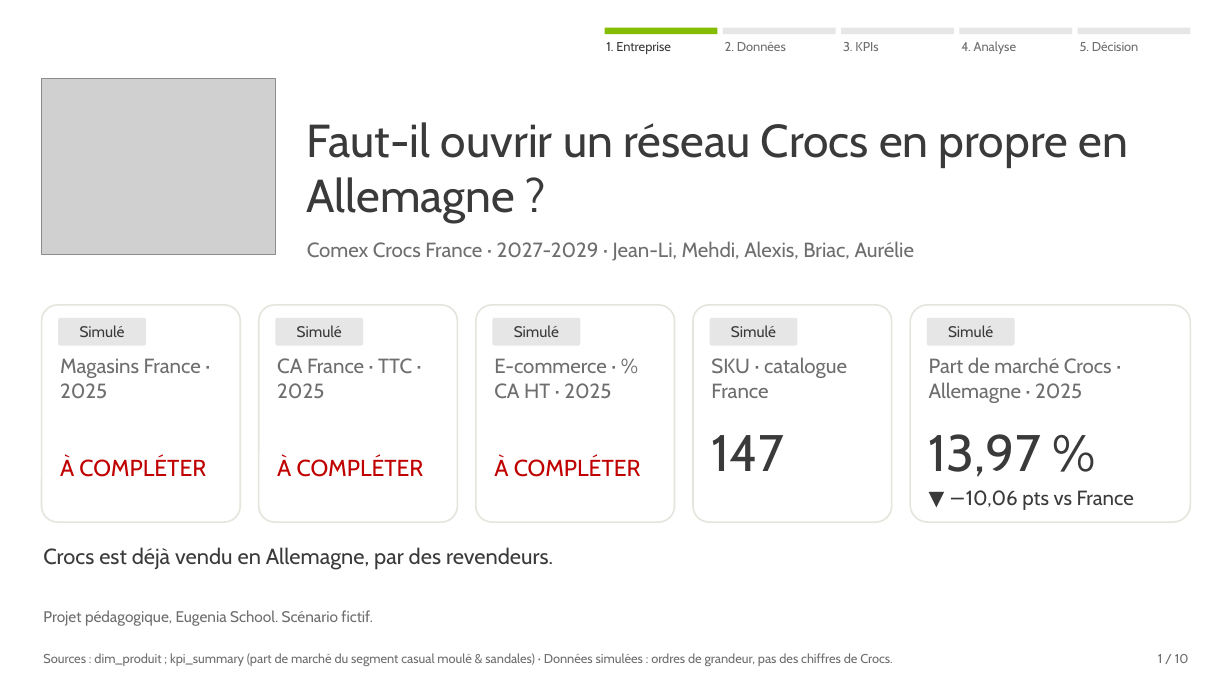
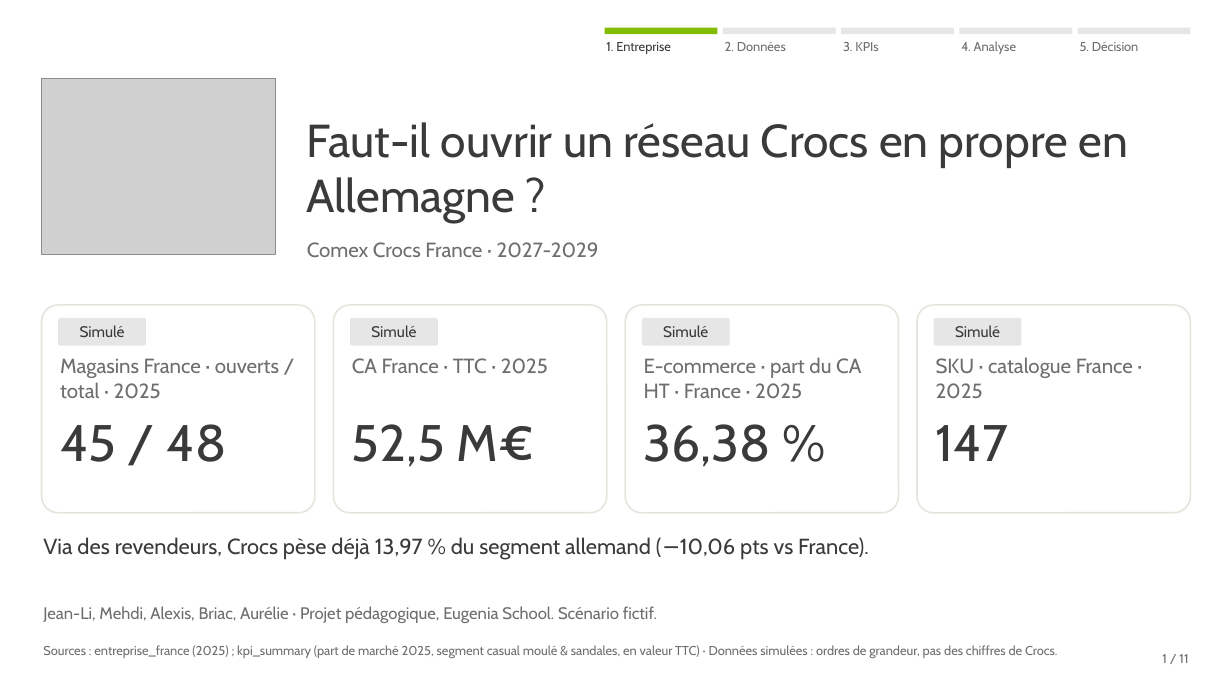
Before and after one commit to jeanlisek/Projet-Crocs-Expansion, a slide deck: slide 1 of slides/Crocs_Expansion_Allemagne_Comex.pptx. Drawn at 1232x693 pixels with LibreOffice and Linux fonts; fonts in the diff are those of the drawing; grey boxes stand for pictures. Boxes give left, top, right and bottom in pixels: in the first picture for what was removed or moved away, otherwise in the second. Text is boxed around its words. In the diff, an @@ line names an element or a change of style, - is before the commit and + after.

```diff
--- a/slides/Crocs_Expansion_Allemagne_Comex.pptx
+++ b/slides/Crocs_Expansion_Allemagne_Comex.pptx
@@ text at (307, 242, 599, 257): text changed @@
-Comex Crocs France · 2027-2029 · Jean-Li, Mehdi, Alexis, Briac, Aurélie
+Comex Crocs France · 2027-2029
@@ rounded rectangle: place and size @@
-rounded rectangle at (42, 305, 240, 522)
+rounded rectangle at (42, 305, 315, 513)
@@ rounded rectangle: place and size @@
-rounded rectangle at (259, 305, 457, 522)
+rounded rectangle at (334, 305, 607, 513)
@@ text "Simulé": place and size @@
-text "Simulé" at (297, 325, 342, 337)
+text "Simulé" at (371, 325, 416, 337)
@@ rounded rectangle: place and size @@
-rounded rectangle at (275, 318, 363, 346)
+rounded rectangle at (350, 318, 438, 346)
@@ rounded rectangle: place and size @@
-rounded rectangle at (476, 305, 675, 522)
+rounded rectangle at (626, 305, 899, 513)
@@ text "Simulé": place and size @@
-text "Simulé" at (514, 325, 559, 337)
+text "Simulé" at (663, 325, 708, 337)
@@ rounded rectangle: place and size @@
-rounded rectangle at (493, 318, 580, 346)
+rounded rectangle at (642, 318, 730, 346)
@@ rounded rectangle removed at (910, 305, 1190, 522) @@
@@ rounded rectangle: place and size @@
-rounded rectangle at (693, 305, 892, 522)
+rounded rectangle at (917, 305, 1190, 513)
@@ rounded rectangle removed at (927, 318, 1015, 346) @@
@@ text "Simulé": place and size @@
-text "Simulé" at (731, 325, 776, 337)
+text "Simulé" at (955, 325, 1000, 337)
@@ rounded rectangle: place and size @@
-rounded rectangle at (710, 318, 798, 346)
+rounded rectangle at (933, 318, 1021, 346)
@@ text removed at (948, 325, 993, 337) @@
-Simulé
@@ text at (60, 358, 279, 398): text changed @@
-Magasins France · 2025
+Magasins France · ouverts / total · 2025
@@ text "CA France · TTC · ..." rewrapped from (277, 358, 412, 398) to (352, 358, 548, 373) @@
@@ text at (644, 357, 861, 398): text changed @@
-E-commerce · % CA HT · 2025
+E-commerce · part du CA HT · France · 2025
@@ text removed at (929, 357, 1112, 403) @@
-Part de marché Crocs · Allemagne · 2025
@@ text at (936, 357, 1133, 398): text changed @@
-SKU · catalogue France
+SKU · catalogue France · 2025
@@ text "147": place and size @@
-text "147" at (711, 435, 784, 471)
+text "147" at (936, 425, 1009, 461)
@@ text at (60, 424, 227, 462): text changed; size 18 to 40 pt; text colour #C00000 to #3A3A3A @@
-À COMPLÉTER
+45 / 48
@@ text at (352, 424, 535, 467): text changed; size 18 to 40 pt; text colour #C00000 to #3A3A3A @@
-À COMPLÉTER
+52,5 M€
@@ text at (644, 424, 772, 467): text changed; size 18 to 40 pt; text colour #C00000 to #3A3A3A @@
-À COMPLÉTER
+36,38 %
@@ text removed at (929, 434, 1041, 477) @@
-13,97 %
@@ text removed at (966, 490, 1134, 510) @@
-▼ −10,06 pts vs France
@@ text added at (43, 537, 869, 560), 17 pt, text #3A3A3A @@
+Via des revendeurs, Crocs pèse déjà 13,97 % du segment allemand (−10,06 pts vs France).
@@ text removed at (43, 547, 553, 570) @@
-Crocs est déjà vendu en Allemagne, par des revendeurs.
@@ text at (43, 606, 657, 623): text changed; size 12 to 13 pt @@
-Projet pédagogique, Eugenia School. Scénario fictif.
+Jean-Li, Mehdi, Alexis, Briac, Aurélie · Projet pédagogique, Eugenia School. Scénario fictif.
@@ text at (43, 645, 1057, 658): text changed @@
-Sources : dim_produit ; kpi_summary (part de marché du segment casual moulé & sandales) · Données simulées : ordres de grandeur, pas des chiffres de Crocs.
+Sources : entreprise_france (2025) ; kpi_summary (part de marché 2025, segment casual moulé & sandales, en valeur TTC) · Données simulées : ordres de grandeur, pas des chiffres de Crocs.
@@ text at (1162, 654, 1188, 663): text changed @@
-1 / 10
+1 / 11
```
Also in this commit, not shown: 8 other slides changed, 2 slides added, 1 slide removed, 15 other files.
